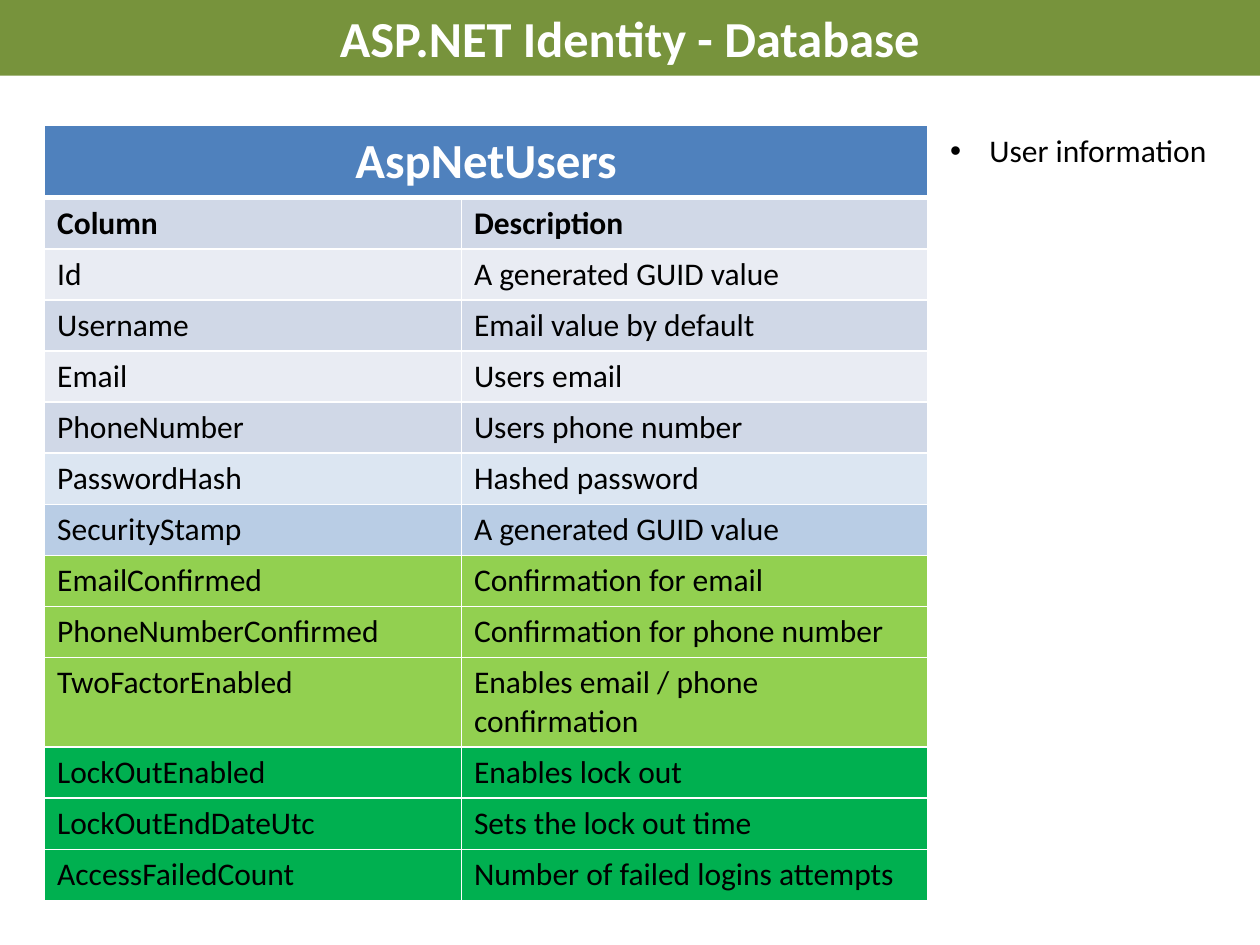
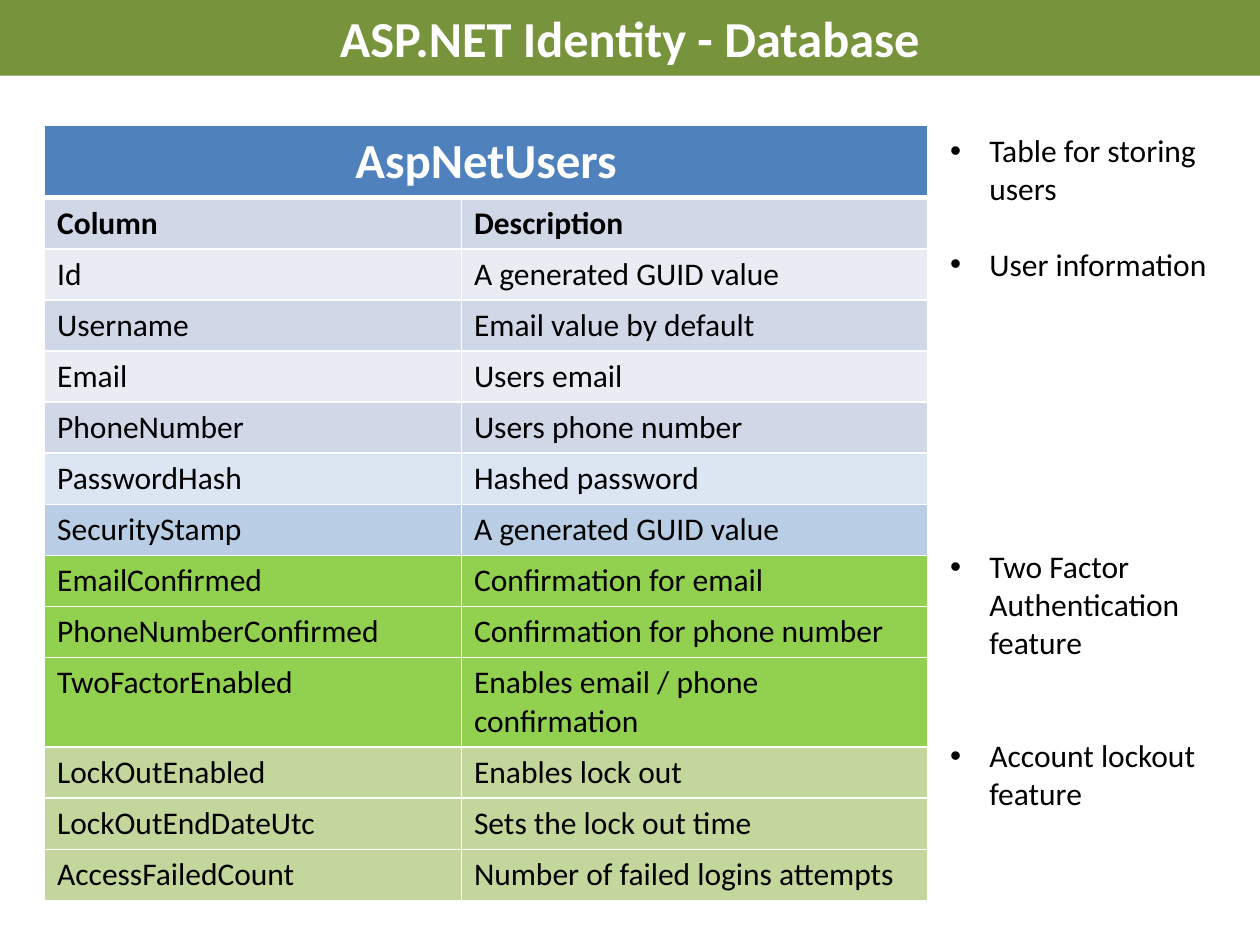
Before and after one commit to AndreasElffors/IdentityTemplate, a slide deck: slide 3 of Documents/Identity-Database.pptx. Drawn at 1260x945 pixels with LibreOffice and Linux fonts; fonts in the diff are those of the drawing; background and template pictures are left out. Boxes give left, top, right and bottom in pixels: in the first picture for what was removed or moved away, otherwise in the second. Text is boxed around its words. In the diff, an @@ line names an element or a change of style, - is before the commit and + after.

```diff
--- a/Documents/Identity-Database.pptx
+++ b/Documents/Identity-Database.pptx
@@ table at box(44, 125, 927, 895) @@
@@ fill #00B050 to #C3D69B in 6 cells @@
@@ text at box(989, 140, 1195, 201): paragraph added @@
+• Table for storing users
@@ text at box(989, 557, 1195, 806): paragraphs added @@
+• Two Factor Authentication feature
+• Account lockout feature
```
Also in this commit, not shown: 2 other slides changed, 4 slides added, 5 slides removed, 3 other files.
